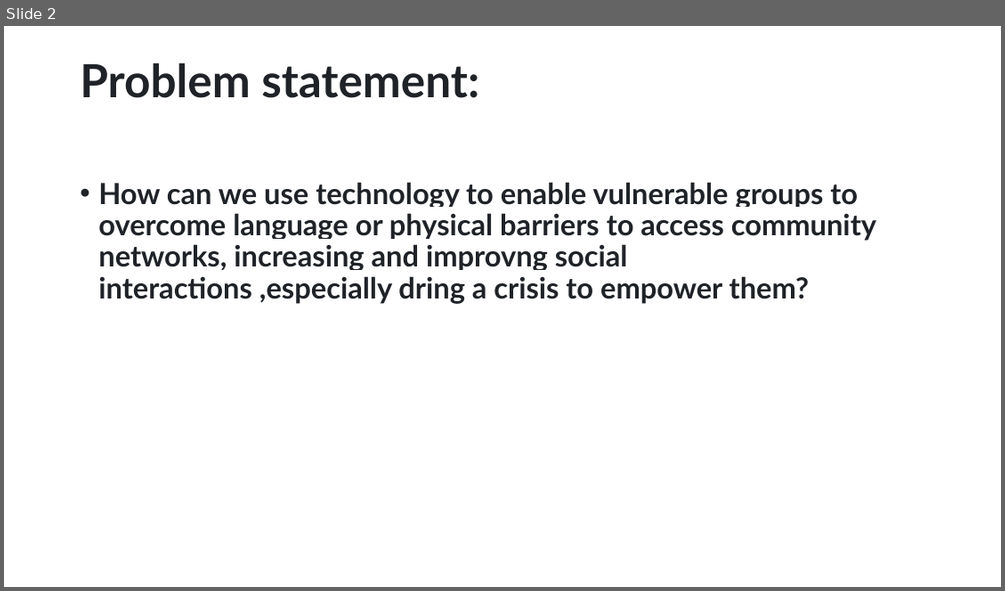
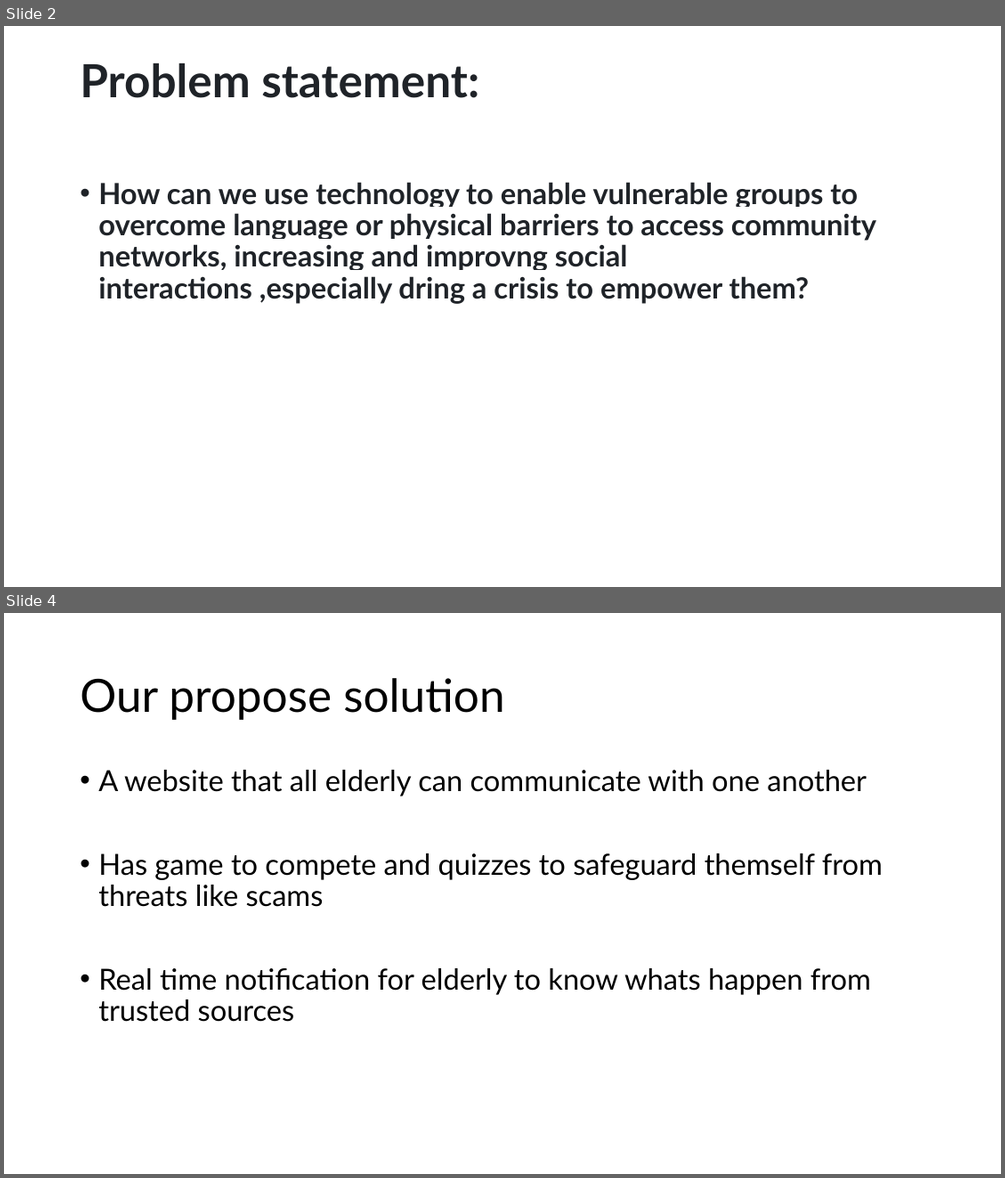
Before and after one commit to I-Dont-Know-What-Iam-Doing/Hack-a-ton, a slide deck: grp15.pptx. Shown one above the other, each under a label of ours: slide 2 before the commit, slides 2 and 4 after it; the slides between them are not shown. The pictures are 1005x591 and 1005x1178 pixels, drawn with LibreOffice and Linux fonts; fonts in the diff are those of the drawing. Boxes give left, top, right and bottom in pixels: in the first picture for what was removed or moved away, otherwise in the second. Text is boxed around its words. In the diff, an @@ line names an element or a change of style, - is before the commit and + after.

```diff
--- a/grp15.pptx
+++ b/grp15.pptx
@@ slide 4 added at (4,613,1001,1174), background #FFFFFF @@
@@ title added at (80,678,504,720), 44 pt, text #000000 @@
+Our propose solution
@@ text added at (98,770,882,1022), 28 pt, text #000000 @@
+• A website that all elderly can communicate with one another
+• Has game to compete and quizzes to safeguard themself from threats like scams
+• Real time notification for elderly to know whats happen from trusted sources
```
Also in this commit, not shown: 1 other slide added, 2 slides removed.
